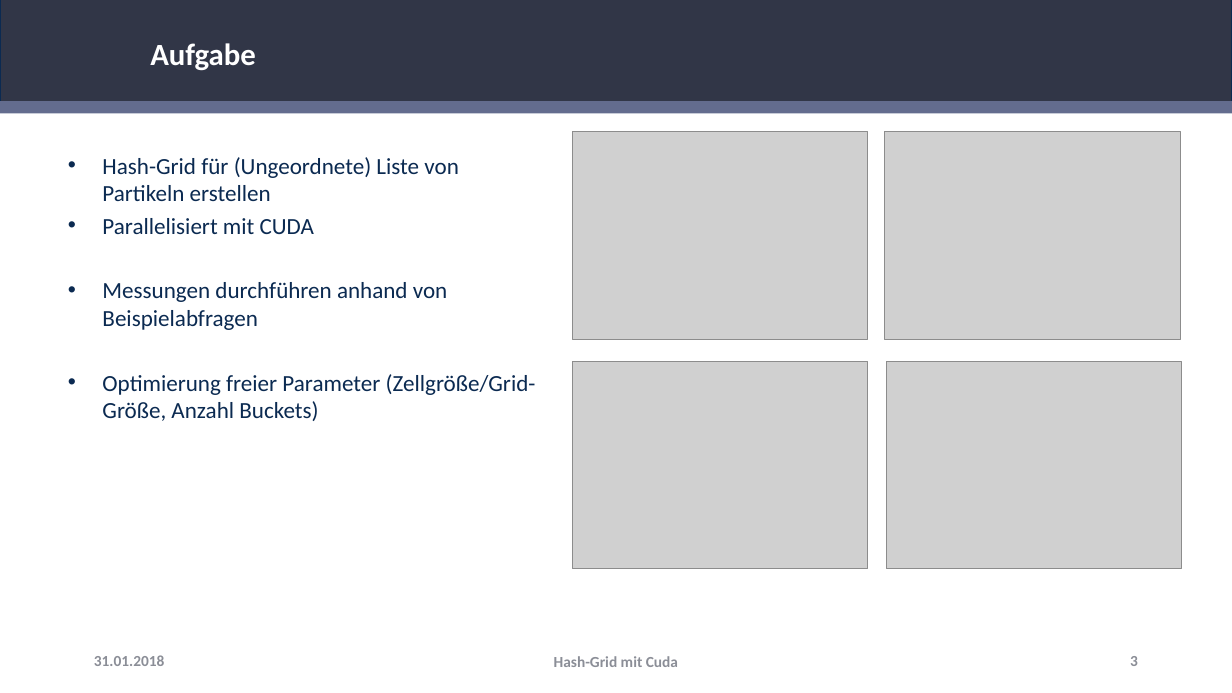
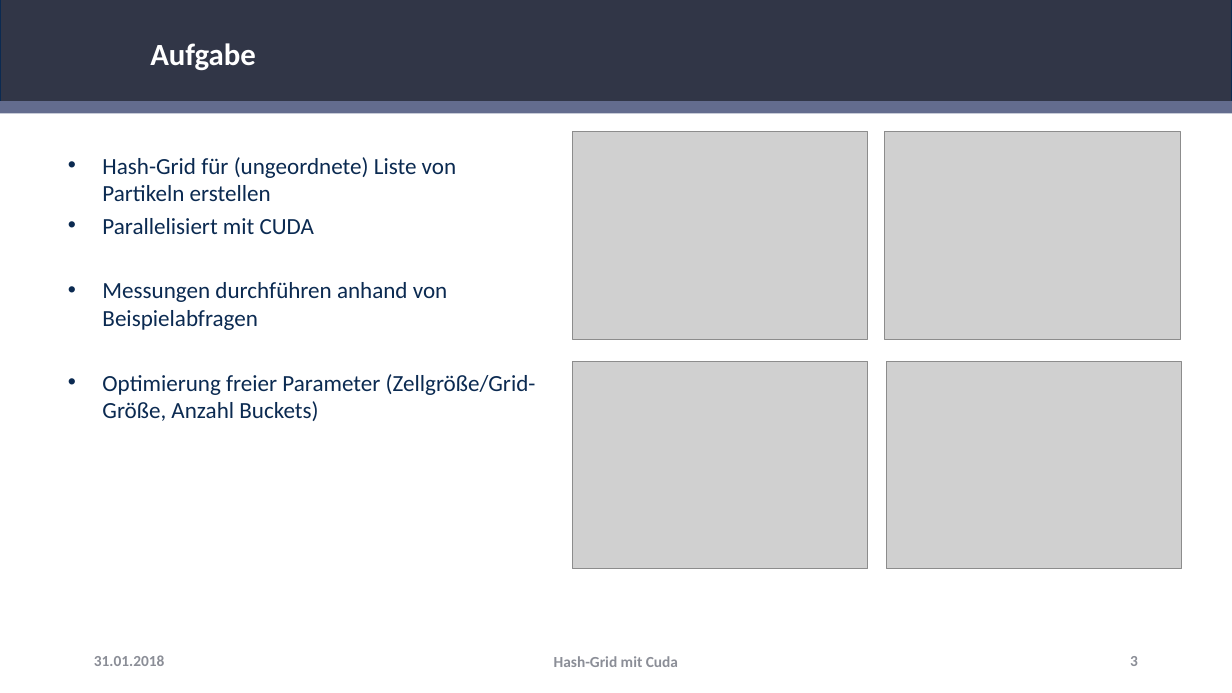
Before and after one commit to RemkeTUD/CUDA-Project-Hash-Grid, a slide deck: slide 3 of Hash-Grid.pptx. Drawn at 1232x693 pixels with LibreOffice and Linux fonts; fonts in the diff are those of the drawing; grey boxes stand for pictures; background and template pictures are left out. Boxes give left, top, right and bottom in pixels: in the first picture for what was removed or moved away, otherwise in the second. Text is boxed around its words. In the diff, an @@ line names an element or a change of style, - is before the commit and + after.

```diff
--- a/Hash-Grid.pptx
+++ b/Hash-Grid.pptx
@@ text at [102, 157, 457, 201]: text changed @@
-• Hash-Grid für (Ungeordnete) Liste von Partikeln erstellen
+• Hash-Grid für (ungeordnete) Liste von Partikeln erstellen
```
Also in this commit, not shown: 5 other slides changed.
